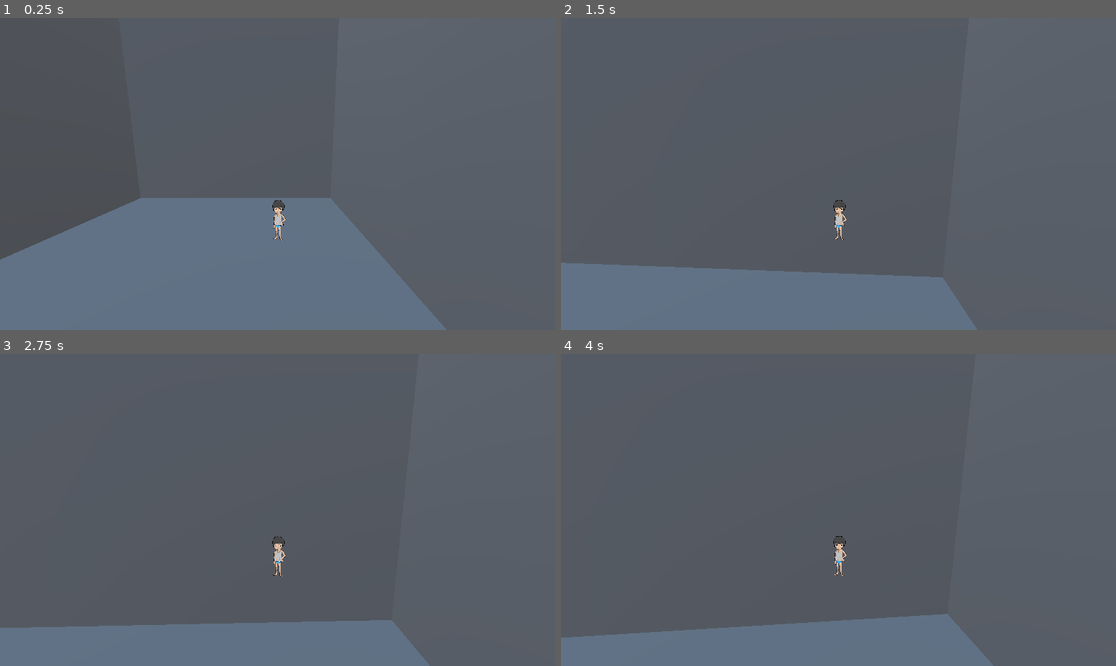
Above: before the commit, frames 1-4 (two rows, left to right).
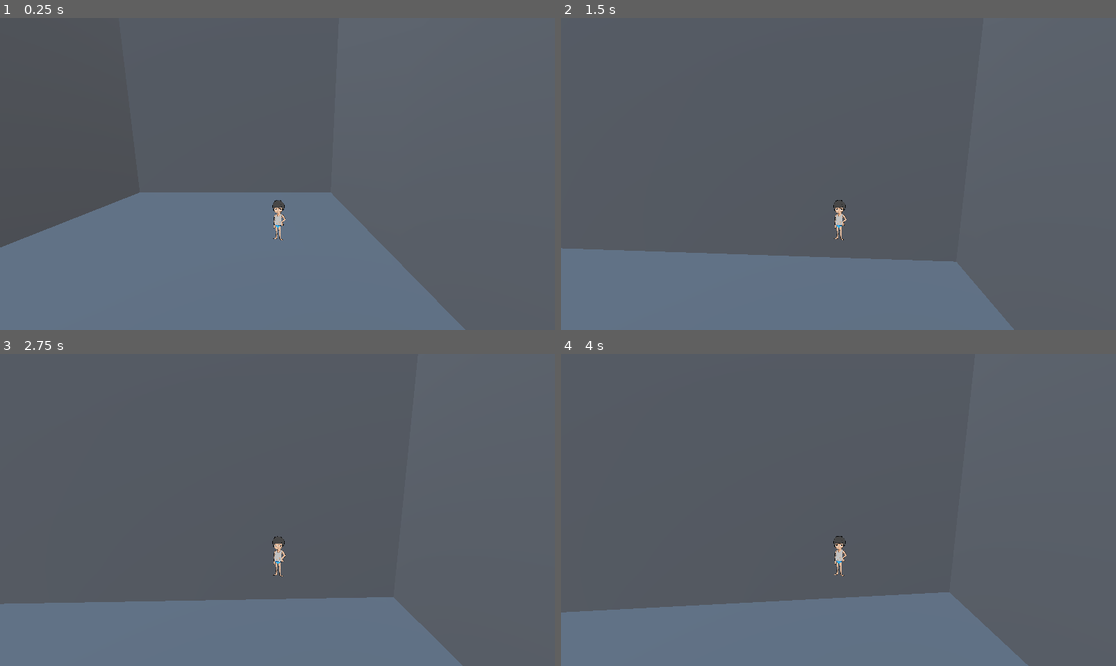
Above: after the commit, the same moments.

Repository: BetterBlood/Smoker_Guy
Game: Godot game, scene res://scenes/Tests/world_prototype.tscn
The game is run twice, just before and just after one commit, with the same random seed, the same clock (stepped at 60 frames per second) and the same inputs. This scene is started directly instead of the project's main scene.
Inputs (mouse positions are in pixels of both pictures, inside the frame that each line leads up to):
- Up to frame 1 (0.25 s): no input
- Up to frame 2 (1.5 s): tap Enter (ui_accept) at 0.5 s; move the mouse to (866, 174) at 0.52 s; hold Space (jump) 0.53-1.28 s; hold W (move_forward) from 0.53 s (still down); move the mouse to (810, 174) at 1.27 s; tap F (Interact) at 1.35 s
- Up to frame 3 (2.75 s): keep holding W (move_forward); tap Space (jump) at 1.52, 1.55, 1.82 s; tap Enter (ui_accept) at 2 s; move the mouse to (288, 503) at 2.02 s; hold Space (jump) from 2.03 s (still down)
- Up to frame 4 (4 s): keep holding W (move_forward); tap Enter (ui_accept) at 2.75, 3.5 s; move the mouse to (832, 516) at 2.77 s; release Space (jump) at 2.78 s; tap F (Interact) at 2.85 s; tap Space (jump) at 3.02, 3.05, 3.32 s; move the mouse to (877, 513) at 3.52 s; hold Space (jump) from 3.53 s (still down)

The runs differ from the first frame. In frame 1, 2.3% of the frame differs, in the area x 0-84%, y 55-100%; in frame 2, 4.5%; in frame 3, 6.3%; in frame 4, 6.3%, in the area x 0-85%, y 76-100%.

Commit message:
Adjust player controller such that player can move up and down ramps, and gravity has a stronger influence on player

Diff:
--- a/scenes/Tests/world_prototype.tscn
+++ b/scenes/Tests/world_prototype.tscn
@@ -27,6 +27,7 @@
 
 [node name="Player" parent="." instance=ExtResource("3_bry32")]
 transform = Transform3D(1, 0, 0, 0, 1, 0, 0, 0, 1, 11.769, 2.81193, -18.7001)
+gravity_scale = 2.0
 
 [node name="DirectionalLight3D" type="DirectionalLight3D" parent="."]
 transform = Transform3D(-0.866023, -0.433016, 0.250001, 0, 0.499998, 0.866027, -0.500003, 0.749999, -0.43301, 0, 0, 0)
@@ -99,7 +100,7 @@
 transform = Transform3D(-4.37114e-08, 0, 1, 0, 1, 0, -1, 0, -4.37114e-08, -4.5, 0, -10)
 
 [node name="TestRamp" parent="Prison" instance=ExtResource("5_2yort")]
-transform = Transform3D(-4.37114e-08, 0, 1, 0, 1, 0, -1, 0, -4.37114e-08, -2.48243, 0.0267839, -8.83832)
+transform = Transform3D(-4.33656e-08, -7.03748e-09, 1.0475, -0.246069, 1.24301, -5.60627e-09, -0.969252, -0.315568, -4.5443e-08, -2.48243, -0.969554, -5.86654)
 
 [node name="TestRoom" parent="Prison" instance=ExtResource("6_a6o8q")]
 transform = Transform3D(1, 0, 0, 0, 1, 0, 0, 0, 1, 0, 0, -20)
--- a/scripts/player.gd
+++ b/scripts/player.gd
@@ -56,10 +56,18 @@
 
 			sound_mult = 1
 
-	apply_central_force(twist_pivot.basis * input * 1200.0 * delta)
+	var raw_force = twist_pivot.basis * input * 1200.0 * delta
+	if is_grounded():
+		var ground_normal = $GroundDetector.get_collision_normal()
+		var slide_force = raw_force.slide(ground_normal)
+		var ramp_bias = clamp(1.0 - ground_normal.dot(Vector3.UP), 0, 1)
+		var upward_bias = Vector3.UP * ramp_bias * 2000.0 * delta
+		var move_force = slide_force + upward_bias
+		apply_central_force(move_force * gravity_scale)
+	else:
+		apply_central_force(raw_force)
 
 	if (Input.is_action_pressed("jump")):
-		#print(is_grounded())
 		if is_grounded():
 			apply_central_force(Vector3.UP * 10000 * delta)
 			if not jump.playing:
Not shown: 1 places in scenes/player.tscn that only renumber resources
